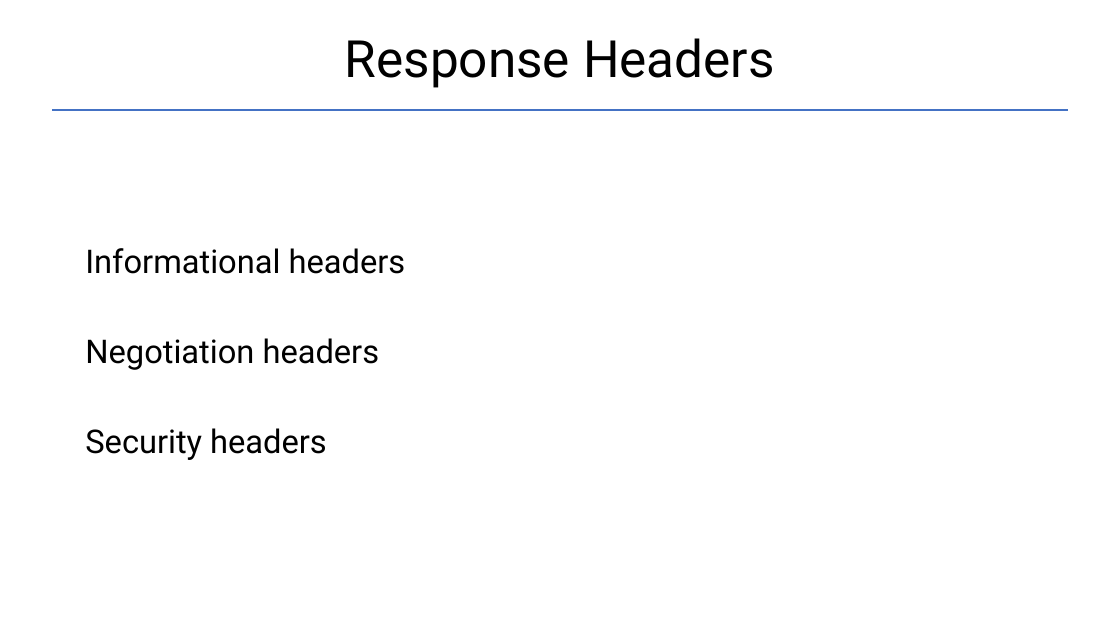
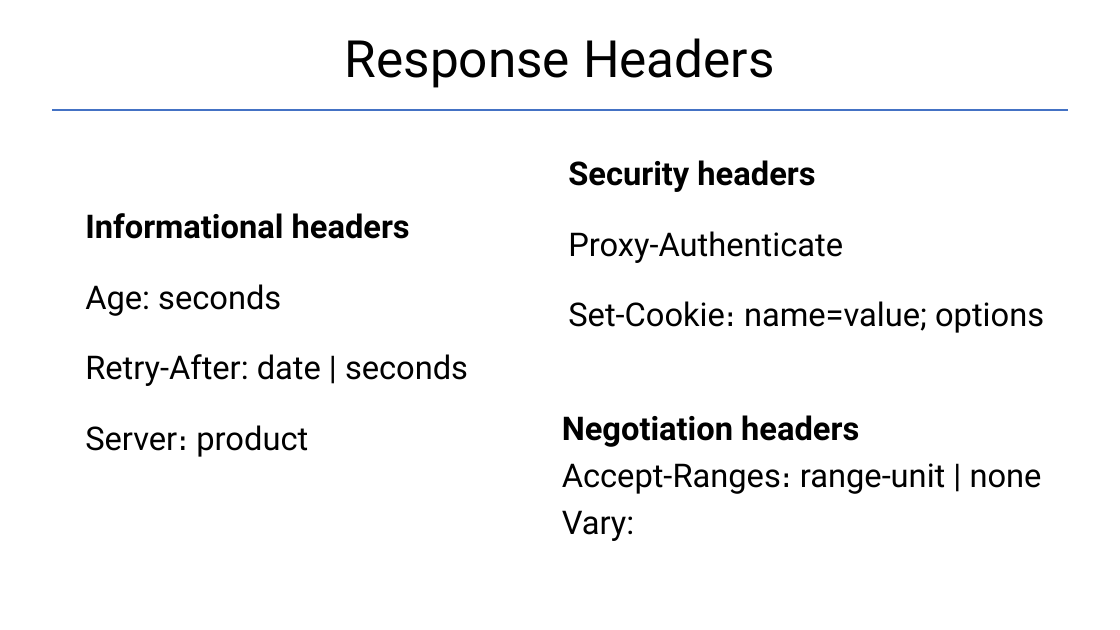
Before and after one commit to Garnik94/Levelup_presentations, a slide deck: slide 24 of Http/Http_presentation.pptx. Drawn at 1120x630 pixels with LibreOffice and Linux fonts; fonts in the diff are those of the drawing. Boxes give left, top, right and bottom in pixels: in the first picture for what was removed or moved away, otherwise in the second. Text is boxed around its words. In the diff, an @@ line names an element or a change of style, - is before the commit and + after.

```diff
--- a/Http/Http_presentation.pptx
+++ b/Http/Http_presentation.pptx
@@ text "Security headers": place and size @@
-text "Security headers" at box(85, 248, 406, 460)
+text "Security headers" at box(568, 160, 1044, 333)
@@ text at box(568, 160, 815, 192): bold on in "Security headers"; line spacing 2 to 1.5 @@
@@ text added at box(85, 213, 468, 457), 28 pt, text #000000 @@
+Informational headers
+Age: seconds
+Retry-After: date | seconds
+Server։ product
@@ text at box(568, 231, 1044, 333): paragraphs added @@
+Proxy-Authenticate
+Set-Cookie։ name=value; options
@@ text at box(85, 248, 406, 370): paragraphs removed @@
-Informational headers
-Negotiation headers
@@ text added at box(562, 415, 1042, 541), 28 pt, text #000000 @@
+Negotiation headers
+Accept-Ranges։ range-unit | none
+Vary:
```
Also in this commit, not shown: 7 other slides changed, 1 slide added, 4 slides removed, 1 other file.
